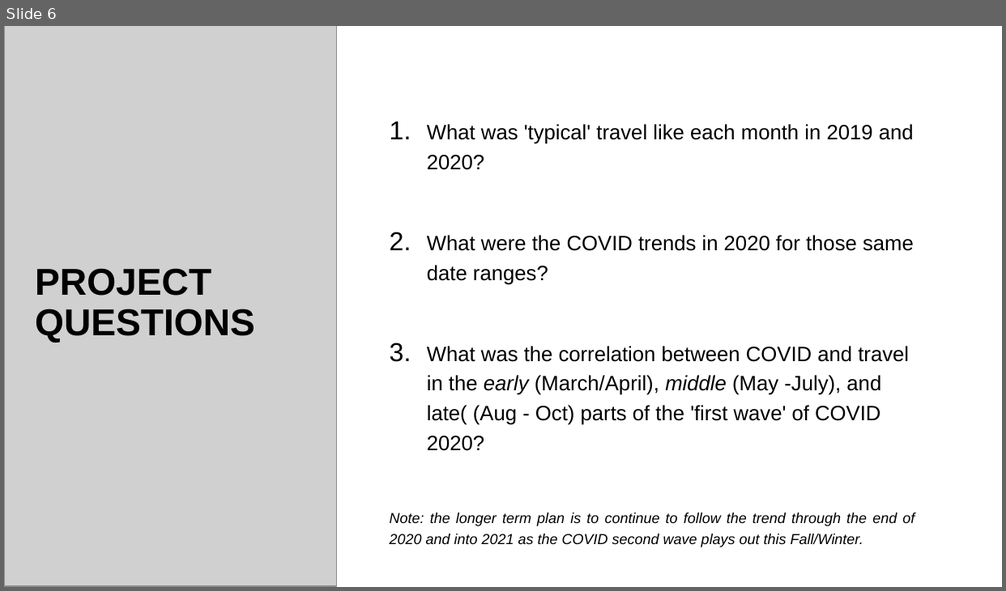
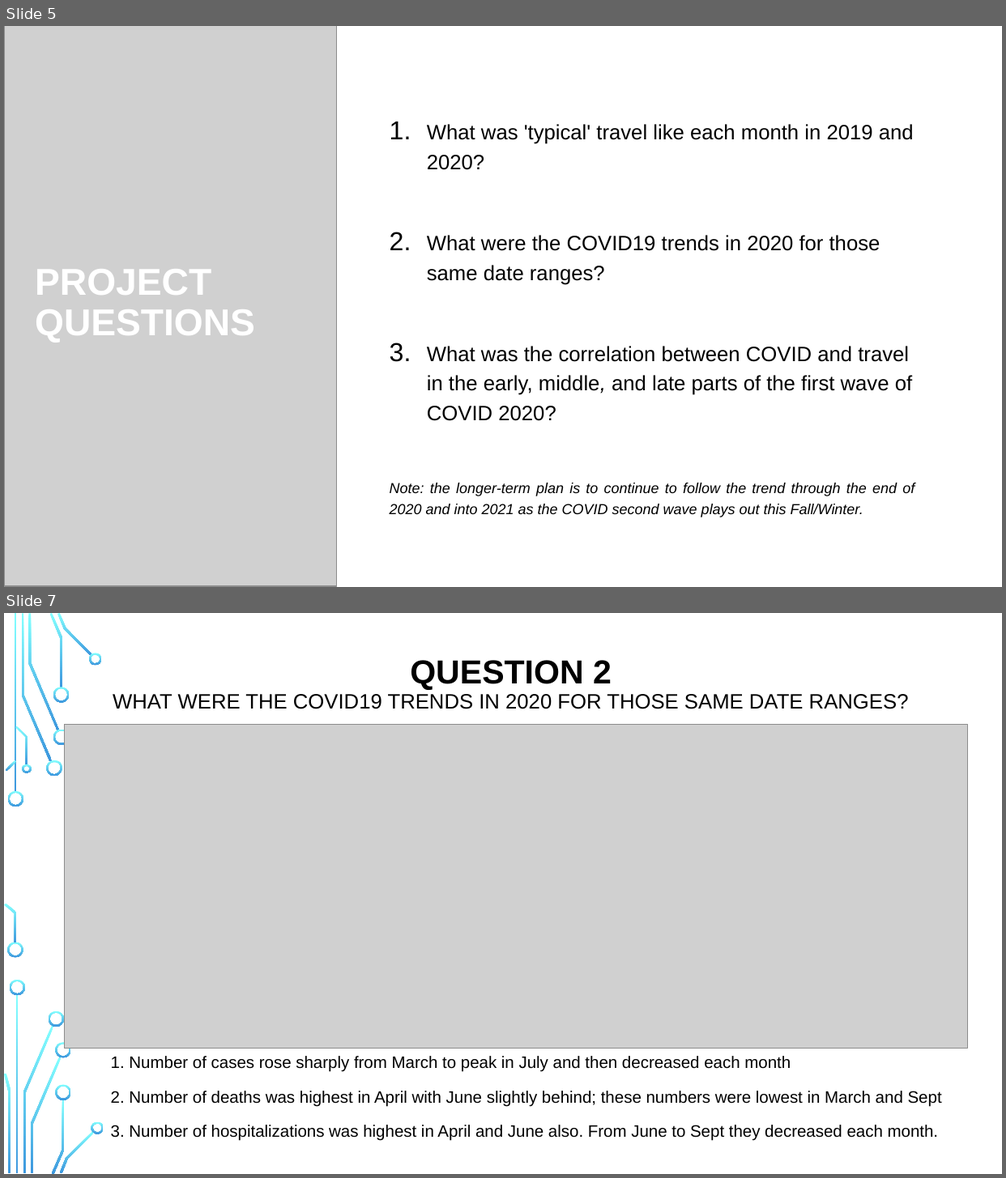
Before and after one commit to abielhammonds/COVID19_TravelStats_Project, a slide deck: COVID19_Travel Project Presentation.pptx. Shown one above the other, each under a label of ours: slide 6 before the commit, slides 5 and 7 after it; the slides between them are not shown. The pictures are 1006x591 and 1006x1178 pixels, drawn with LibreOffice and Linux fonts; fonts in the diff are those of the drawing; grey boxes stand for pictures; background and template pictures are left out. Boxes give left, top, right and bottom in pixels: in the first picture for what was removed or moved away, otherwise in the second. Text is boxed around its words. In the diff, an @@ line names an element or a change of style, - is before the commit and + after.

```diff
--- a/COVID19_Travel Project Presentation.pptx
+++ b/COVID19_Travel Project Presentation.pptx
@@ slide 7 added at (x1=4, y1=613, x2=1002, y2=1174), background picture (left out) @@
@@ rectangle added at (x1=4, y1=613, x2=1002, y2=1174), fill #FFFFFF @@
@@ title added at (x1=113, y1=660, x2=909, y2=709), 20 pt, text #000000 @@
+QUESTION 2
+WHAT WERE THE COVID19 TRENDS IN 2020 FOR THOSE SAME DATE RANGES?
@@ picture added at (x1=65, y1=725, x2=967, y2=1049) @@
@@ text added at (x1=111, y1=1056, x2=942, y2=1141), 16 pt, text #000000 @@
+1. Number of cases rose sharply from March to peak in July and then decreased each month
+2. Number of deaths was highest in April with June slightly behind; these numbers were lowest in March and Sept
+3. Number of hospitalizations was highest in April and June also. From June to Sept they decreased each month.
@@ group added at (x1=4, y1=613, x2=104, y2=1174): 24 freeform shapes, 2 rectangles @@
@@ group added at (x1=4, y1=613, x2=987, y2=1174): 14 freeform shapes, 3 rectangles @@
@@ what was slide 6 is now slide 5 @@
@@ slide 5 changed as well @@
@@ title "PROJECT QUESTIONS" at (x1=35, y1=269, x2=255, y2=343): text colour #000000 to #FFFFFF @@
@@ text at (x1=390, y1=235, x2=914, y2=518): text changed @@
-2. What were the COVID trends in 2020 for those same date ranges?
-3. What was the correlation between COVID and travel in the early (March/April), middle (May -July), and late( (Aug - Oct) parts of the 'first wave' of COVID 2020?
-Note: the longer term plan is to continue to follow the trend through the end of 2020 and into 2021 as the COVID second wave plays out this Fall/Winter.
+2. What were the COVID19 trends in 2020 for those same date ranges?
+3. What was the correlation between COVID and travel in the early, middle, and late parts of the first wave of COVID 2020?
+Note: the longer-term plan is to continue to follow the trend through the end of 2020 and into 2021 as the COVID second wave plays out this Fall/Winter.
```
Also in this commit, not shown: 5 other slides changed, 6 other slides added, 48 slides removed.
